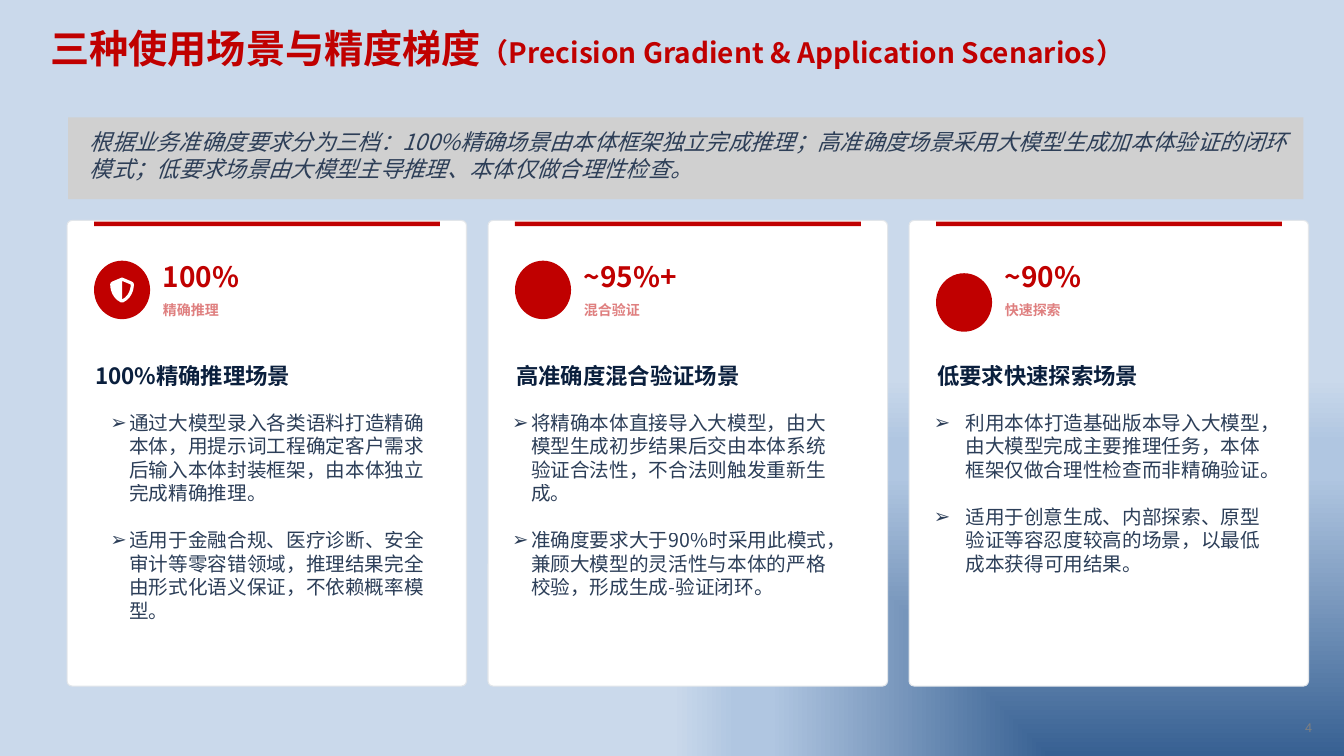
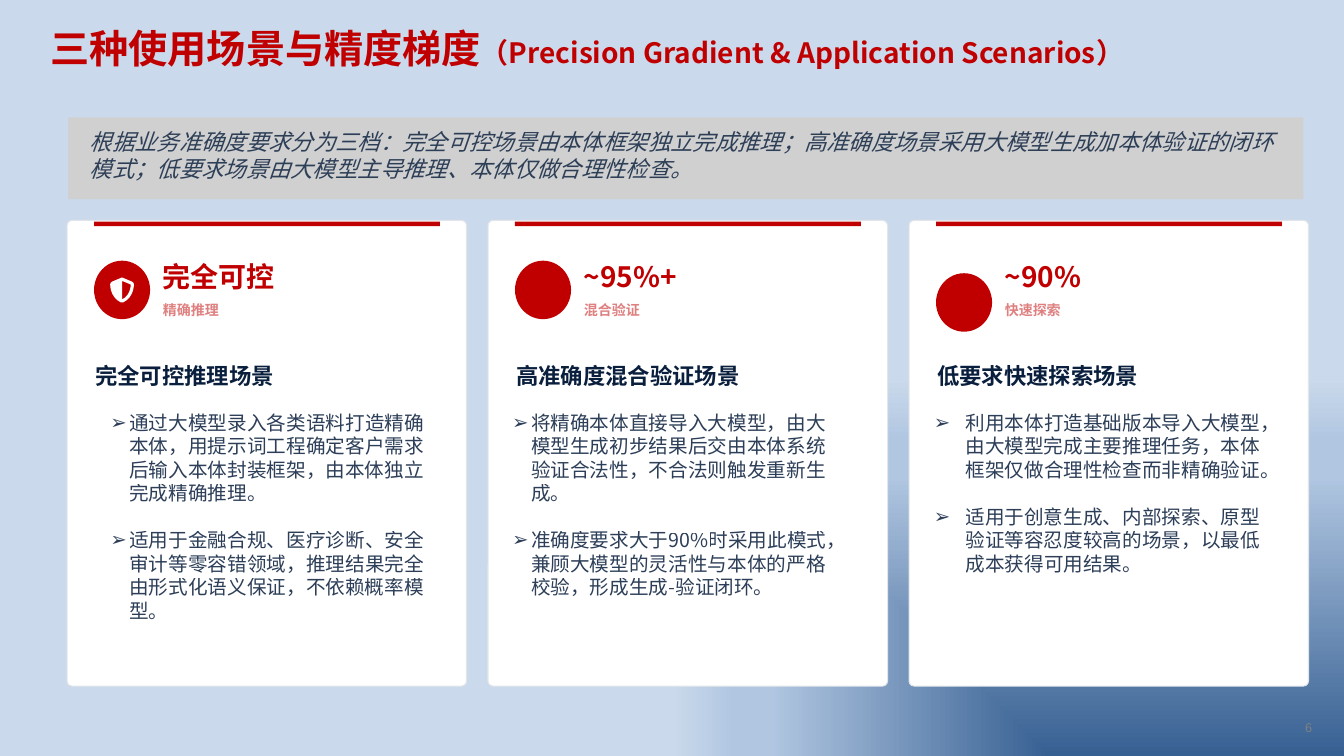
Before and after one commit to zhjunsea/Ontology, a slide deck: slide 6 of pizza-ontology/架构设计.pptx (slide 4 before the commit). Drawn at 1344x756 pixels with LibreOffice and Linux fonts; fonts in the diff are those of the drawing; grey boxes stand for pictures; background and template pictures are left out. Boxes give left, top, right and bottom in pixels: in the first picture for what was removed or moved away, otherwise in the second. Text is boxed around its words. In the diff, an @@ line names an element or a change of style, - is before the commit and + after.

```diff
--- a/pizza-ontology/架构设计.pptx
+++ b/pizza-ontology/架构设计.pptx
@@ text at (90,131,1274,181): text changed @@
-根据业务准确度要求分为三档：100%精确场景由本体框架独立完成推理；高准确度场景采用大模型生成加本体验证的闭环模式；低要求场景由大模型主导推理、本体仅做合理性检查。
+根据业务准确度要求分为三档：完全可控场景由本体框架独立完成推理；高准确度场景采用大模型生成加本体验证的闭环模式；低要求场景由大模型主导推理、本体仅做合理性检查。
@@ text at (163,263,275,290): text changed @@
-100%
+完全可控
@@ text at (95,365,274,386): text changed @@
-100%精确推理场景
+完全可控推理场景
@@ page number at (1305,699,1341,747): text changed @@
-4
+6
```
Also in this commit, not shown: 4 slides added, 1 slide removed, 20 other files.
